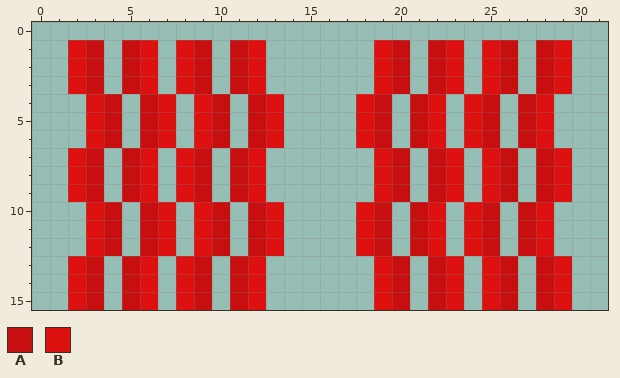
Edited in one commit: pixel-art sprite (core/assets/blazeit.png). The first picture shows the starting point.
The file is 32x16 pixels.
Palette (. is transparent): A #c80f0f  B #de1111
Pixels before, first column x 2:
 1 BA.AB.BA.AB......BA.AB.BA.AB
 2 BA.AB.BA.AB......BA.AB.BA.AB
 3 BA.AB.BA.AB......BA.AB.BA.AB
 4 .BA.AB.BA.AB....BA.AB.BA.AB.
 5 .BA.AB.BA.AB....BA.AB.BA.AB.
 6 .BA.AB.BA.AB....BA.AB.BA.AB.
 7 BA.AB.BA.AB......BA.AB.BA.AB
 8 BA.AB.BA.AB......BA.AB.BA.AB
 9 BA.AB.BA.AB......BA.AB.BA.AB
10 .BA.AB.BA.AB....BA.AB.BA.AB.
11 .BA.AB.BA.AB....BA.AB.BA.AB.
12 .BA.AB.BA.AB....BA.AB.BA.AB.
13 BA.AB.BA.AB......BA.AB.BA.AB
14 BA.AB.BA.AB......BA.AB.BA.AB
15 BA.AB.BA.AB......BA.AB.BA.AB
After:
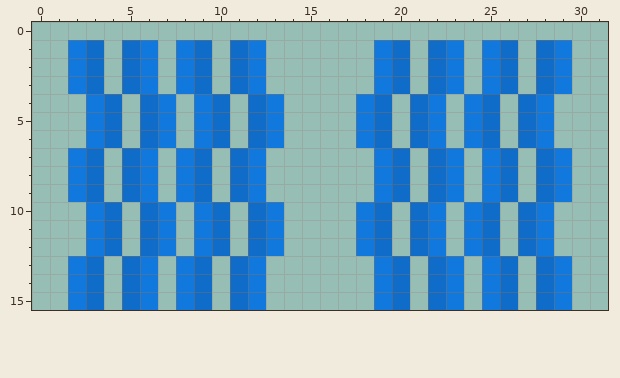
Edits made:
colour A: #c80f0f -> #0f6cc8
colour B: #de1111 -> #1178de
Boxes around the changes in both pictures, in picture pixels (x1, y1, x2, y2):
changed: (68, 40, 284, 310)
changed: (356, 40, 572, 310)
